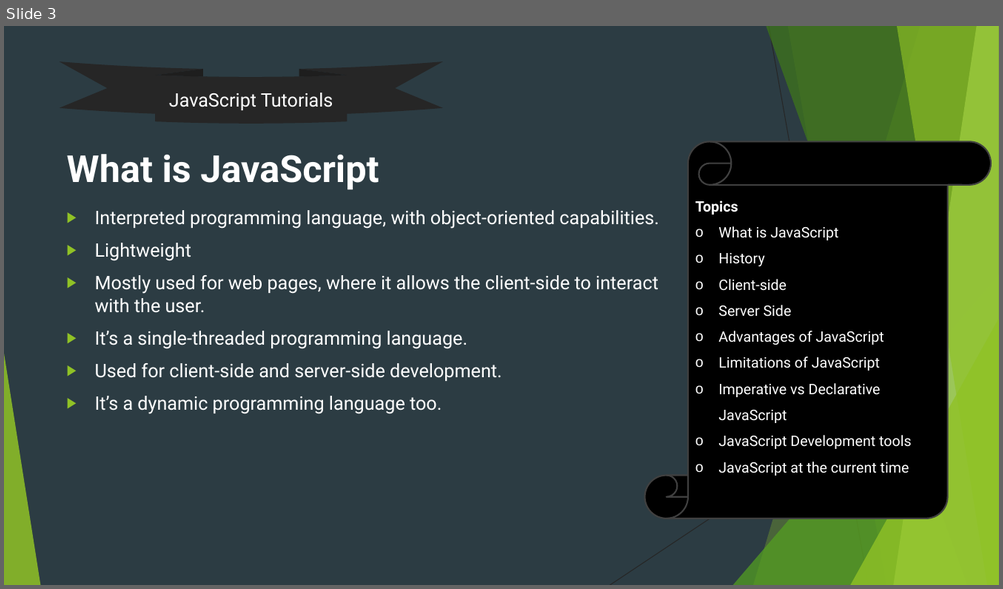
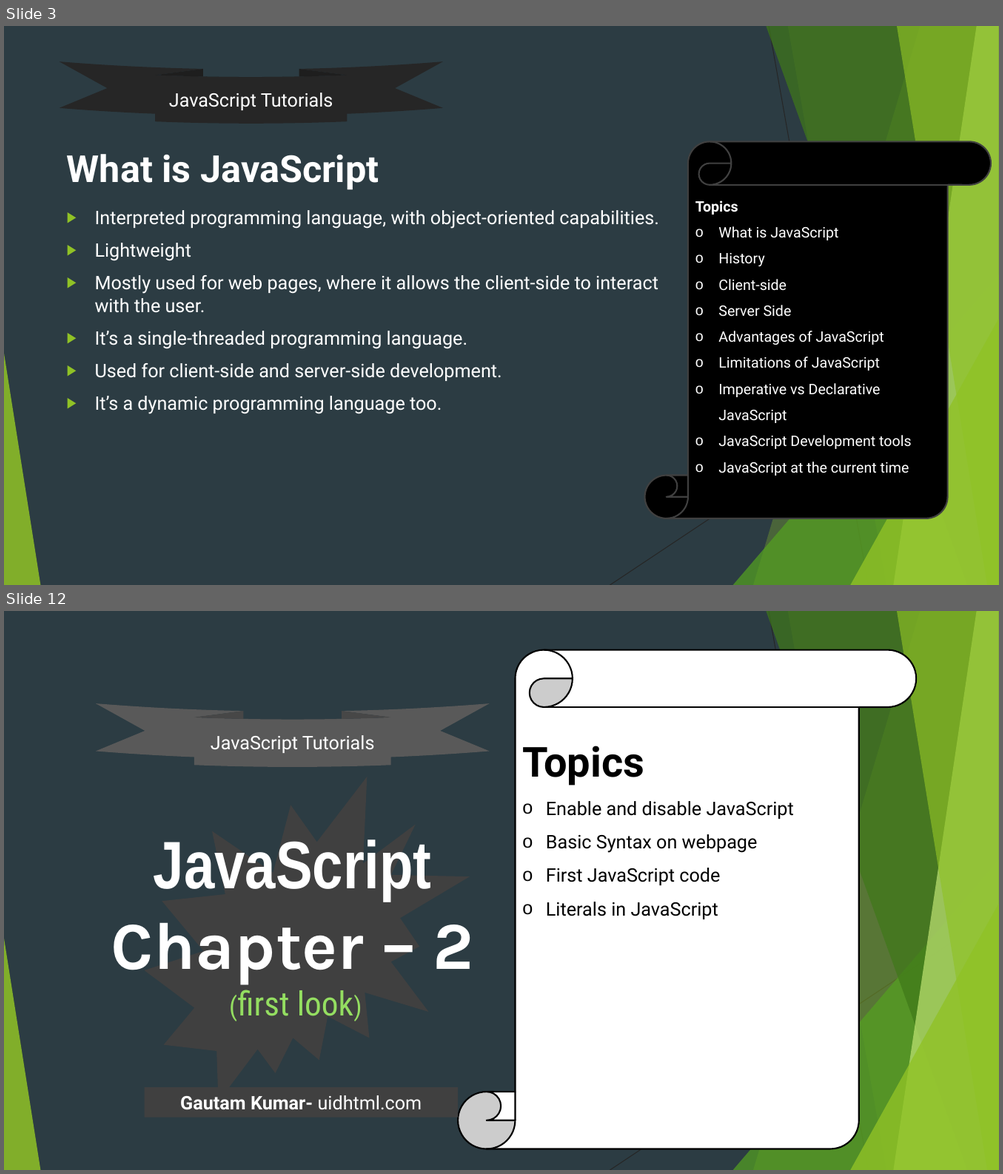
Before and after one commit to uidhtml/javascript-tutorials, a slide deck: Javascript Tutorials.pptx. Shown one above the other, each under a label of ours: slide 3 before the commit, slides 3 and 12 after it; the slides between them are not shown. The pictures are 1003x589 and 1003x1174 pixels, drawn with LibreOffice and Linux fonts; fonts in the diff are those of the drawing. Boxes give left, top, right and bottom in pixels: in the first picture for what was removed or moved away, otherwise in the second. Text is boxed around its words. In the diff, an @@ line names an element or a change of style, - is before the commit and + after.

Commit message:
Updated ppt file till chapter 4

```diff
--- a/Javascript Tutorials.pptx
+++ b/Javascript Tutorials.pptx
@@ slide 12 added at (4,611,999,1170), background #2C3C43; not listed: 10 template elements that a slide beside it also shows @@
@@ vertical scroll added at (458,649,916,1150), fill #FFFFFF, outline #000000 1.5 pt, 18 pt, text #000000 @@
+Topics
+o Enable and disable JavaScript
+o Basic Syntax on webpage
+o First JavaScript code
+o Literals in JavaScript
@@ ellipse ribbon added at (96,703,489,767), fill #595959, 18 pt, text #FFFFFF @@
+JavaScript Tutorials
@@ irregular seal added at (145,777,469,1102), fill #404040 @@
@@ title added at (111,840,474,1017), 64.8 pt, text #FFFFFF, bold @@
+JavaScript
+Chapter – 2
+(first look)
@@ rectangle added at (145,1088,458,1118), fill #404040, 18 pt, text #FFFFFF, bold @@
+Gautam Kumar- uidhtml.com
```
Also in this commit, not shown: 9 slides changed, 8 other slides added.
